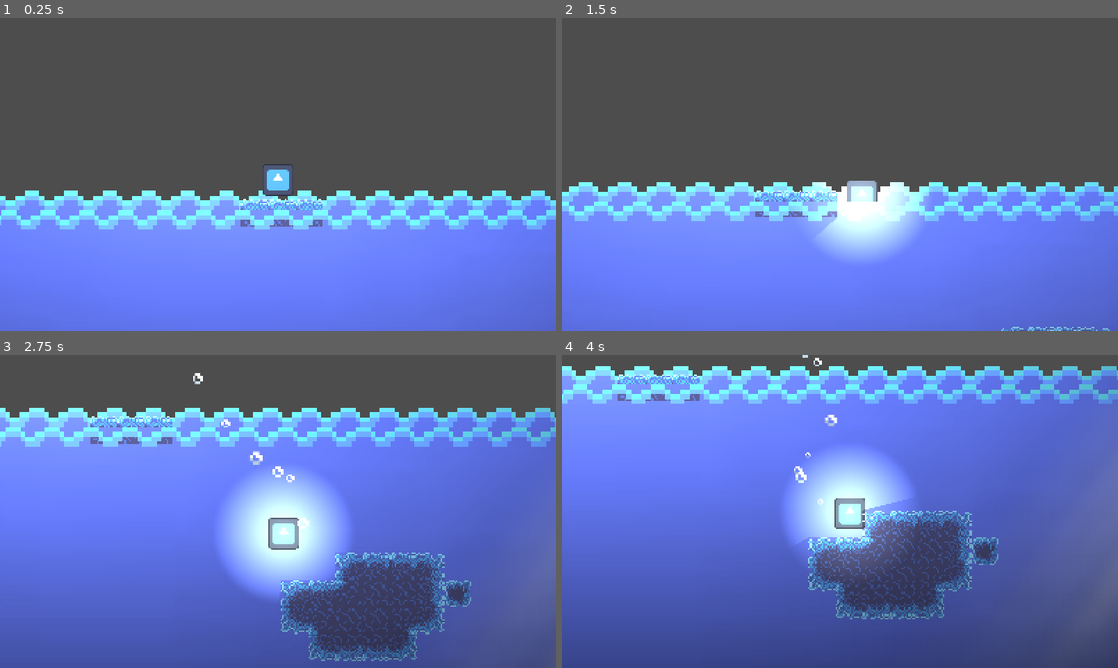
Above: before the commit, frames 1-4 (two rows, left to right).
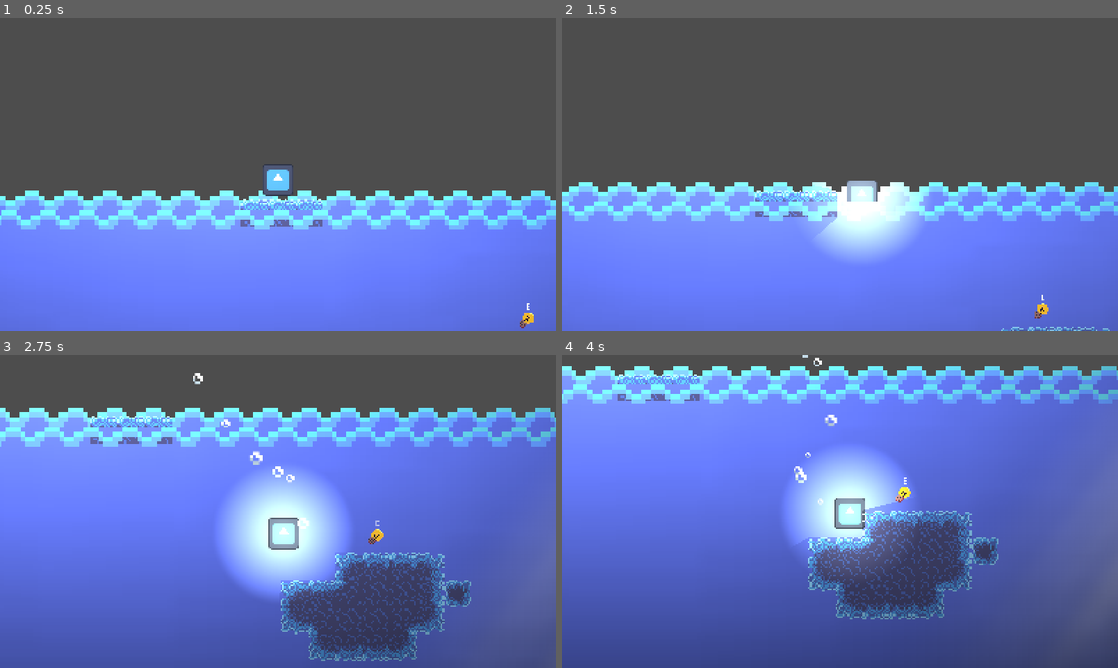
Above: after the commit, the same moments.

Repository: WilliamNord/underwater-explorer-godot
Game: Godot game, scene res://scenes/world.tscn
Two runs of this game, one before a commit and one after it. Both use one fixed random seed, a clock stepped at 60 frames per second and the inputs below. The engine's default icon, where the game draws it, is replaced by a stand-in: a white triangle on a blue panel in a dark square.
Inputs:
- Up to frame 1 (0.25 s): no input
- Up to frame 2 (1.5 s): tap Enter (ui_accept) at 0.5, 0.77 s; hold Right (ui_right) from 0.53 s (still down); tap E (interact, bound only after the commit) at 0.6, 1.35 s
- Up to frame 3 (2.75 s): tap Enter (ui_accept) at 1.52 s; release Right (ui_right) at 2.03 s; hold Left (ui_left) from 2.03 s (still down); tap E (interact, bound only after the commit) at 2.1 s
- Up to frame 4 (4 s): release Left (ui_left) at 2.78 s; hold Right (ui_right) from 2.78 s (still down); tap E (interact, bound only after the commit) at 2.85, 3.6 s; tap Enter (ui_accept) at 3.02, 3.77 s

The runs differ from the first frame. In frame 1, less than 0.1% of the frame differs, in the area x 93-96%, y 91-100%; in frame 2, less than 0.1%; in frame 3, less than 0.1%, in the area x 66-69%, y 52-61%; in frame 4, less than 0.1%.
Error after the commit: Parse Error: Expected ":" after "if" condition. (res://item.gd:14)

Commit message:
jeg har lagt til en liten scene for items
jeg skal ha item som skal ligge rundt i spillet som du kan samle hvis du kommer nære nok. Jeg skal også ha en liten oversikt over alle items du ha på deg.

Diff:
--- /dev/null
+++ b/item.gd
@@ -0,0 +1,25 @@
+extends Area2D
+
+@onready var label: Label = $Label
+
+var can_pick_up = false
+
+# Called when the node enters the scene tree for the first time.
+func _ready() -> void:
+	label.visible = false
+
+
+# Called every frame. 'delta' is the elapsed time since the previous frame.
+func _process(delta: float) -> void:
+	if Input.is_action_just_pressed("interact")
+
+
+func _on_body_entered(body: Node2D) -> void:
+	if body.is_in_group("player"):
+		label.visible = true
+		can_pick_up = true
+
+func _on_body_exited(body: Node2D) -> void:
+	if body.is_in_group("player"):
+		label.visible = false
+		can_pick_up = false
--- /dev/null
+++ b/item.tscn
@@ -0,0 +1,50 @@
+[gd_scene load_steps=7 format=3 uid="uid://7ujmb24ttfvu"]
+
+[ext_resource type="Script" uid="uid://y4vg068mgqmx" path="res://item.gd" id="1_kg5e7"]
+[ext_resource type="Texture2D" uid="uid://bwc3h5fyulyk8" path="res://assets/fish_tilemap.png" id="1_tnite"]
+
+[sub_resource type="TileSetAtlasSource" id="TileSetAtlasSource_ttk8k"]
+texture = ExtResource("1_tnite")
+3:0/0 = 0
+0:0/size_in_atlas = Vector2i(2, 1)
+0:0/0 = 0
+0:1/size_in_atlas = Vector2i(2, 1)
+0:1/0 = 0
+0:2/size_in_atlas = Vector2i(2, 2)
+0:2/0 = 0
+
+[sub_resource type="TileSet" id="TileSet_kg5e7"]
+sources/0 = SubResource("TileSetAtlasSource_ttk8k")
+
+[sub_resource type="CircleShape2D" id="CircleShape2D_tnite"]
+radius = 108.005
+
+[sub_resource type="LabelSettings" id="LabelSettings_ttk8k"]
+font_size = 32
+
+[node name="item" type="Area2D"]
+texture_filter = 1
+script = ExtResource("1_kg5e7")
+
+[node name="TileMapLayer" type="TileMapLayer" parent="."]
+scale = Vector2(4, 4)
+tile_map_data = PackedByteArray(0, 0, 0, 0, 255, 255, 0, 0, 3, 0, 0, 0, 0, 0)
+tile_set = SubResource("TileSet_kg5e7")
+
+[node name="CollisionShape2D" type="CollisionShape2D" parent="."]
+position = Vector2(39, -35)
+shape = SubResource("CircleShape2D_tnite")
+
+[node name="Label" type="Label" parent="."]
+offset_left = -1.0
+offset_top = -129.0
+offset_right = 83.0
+offset_bottom = -49.0
+text = "E"
+label_settings = SubResource("LabelSettings_ttk8k")
+horizontal_alignment = 1
+vertical_alignment = 1
+autowrap_mode = 2
+
+[connection signal="body_entered" from="." to="." method="_on_body_entered"]
+[connection signal="body_exited" from="." to="." method="_on_body_exited"]
--- a/project.godot
+++ b/project.godot
@@ -56,6 +56,11 @@
 , Object(InputEventKey,"resource_local_to_scene":false,"resource_name":"","device":-1,"window_id":0,"alt_pressed":false …(183 unchanged characters)…
 ]
 }
+interact={
+"deadzone": 0.2,
+"events": [Object(InputEventKey,"resource_local_to_scene":false,"resource_name":"","device":-1,"window_id":0,"alt_pressed":false,"shift_pressed":false,"ctrl_pressed":false,"meta_pressed":false,"pressed":false,"keycode":0,"physical_keycode":69,"key_label":0,"unicode":101,"location":0,"echo":false,"script":null)
+]
+}
 
 [rendering]
 
--- a/scenes/world.tscn
+++ b/scenes/world.tscn
@@ -8,6 +8,7 @@
 [ext_resource type="Texture2D" uid="uid://c3lm3rqsrn5s1" path="res://assets/tilemap_retouched.png" id="5_i7141"]
 [ext_resource type="Texture2D" uid="uid://cpl6bwlbnqvr5" path="res://assets/light_textures/light_texture.jpeg" id="6_qfnet"]
 [ext_resource type="PackedScene" uid="uid://vp7aptuo3434" path="res://scenes/godrays.tscn" id="9_7r4gi"]
+[ext_resource type="PackedScene" uid="uid://7ujmb24ttfvu" path="res://item.tscn" id="9_w7kh3"]
 
 [sub_resource type="RectangleShape2D" id="RectangleShape2D_4wyf3"]
 size = Vector2(6753, 3409.26)
@@ -227,6 +228,9 @@
 [sub_resource type="TileSet" id="TileSet_w7kh3"]
 sources/0 = SubResource("TileSetAtlasSource_7r4gi")
 
+[sub_resource type="Environment" id="Environment_7r4gi"]
+glow_enabled = true
+
 [node name="world" type="Node2D"]
 script = ExtResource("1_4mrxx")
 
@@ -304,5 +308,11 @@
 offset_right = 2960.0
 offset_bottom = 1746.0
 
+[node name="item" parent="." instance=ExtResource("9_w7kh3")]
+position = Vector2(1143, 1088)
+
+[node name="WorldEnvironment" type="WorldEnvironment" parent="."]
+environment = SubResource("Environment_7r4gi")
+
 [connection signal="body_entered" from="Ocean" to="Ocean" method="_on_body_entered"]
 [connection signal="body_exited" from="Ocean" to="Ocean" method="_on_body_exited"]
Not shown, added: item.gd.uid
Not shown: 1 places in scenes/world.tscn that only renumber resources
